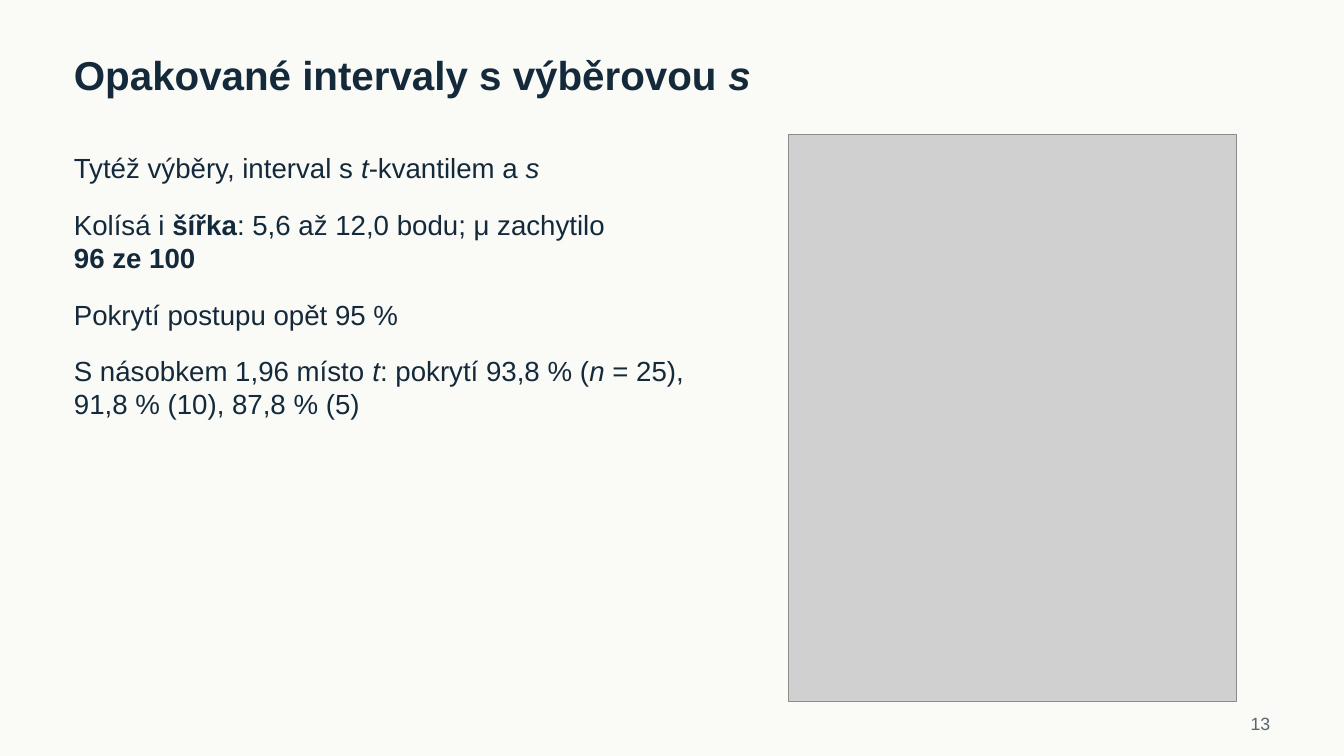
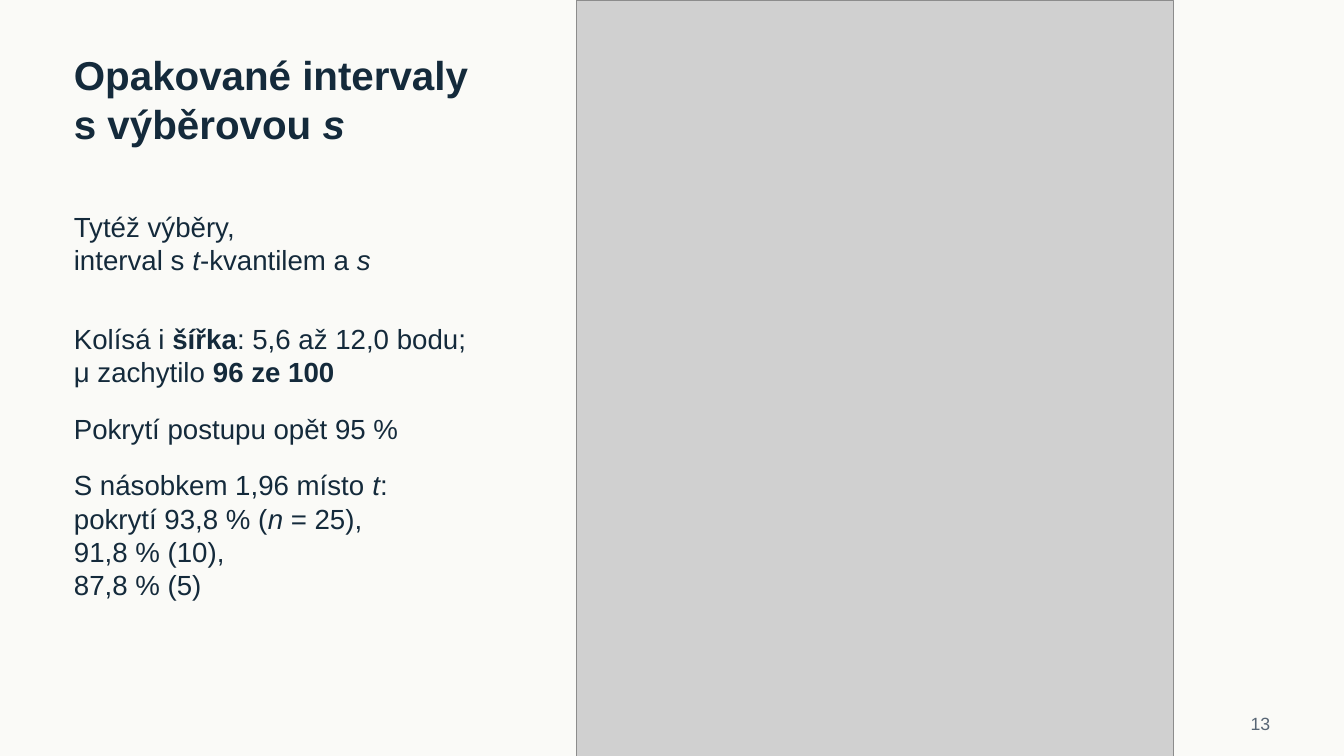
Before and after one commit to reckak/statistics-for-psychology, a slide deck: slide 13 of presentations/kapitola_07_interval_t_test_a_ekvivalence.pptx. Drawn at 1344x756 pixels with LibreOffice and Linux fonts; fonts in the diff are those of the drawing; grey boxes stand for pictures. Boxes give left, top, right and bottom in pixels: in the first picture for what was removed or moved away, otherwise in the second. Text is boxed around its words. In the diff, an @@ line names an element or a change of style, - is before the commit and + after.

```diff
--- a/presentations/kapitola_07_interval_t_test_a_ekvivalence.pptx
+++ b/presentations/kapitola_07_interval_t_test_a_ekvivalence.pptx
@@ picture resized from (x1=789, y1=135, x2=1236, y2=701) to (x1=576, y1=0, x2=1173, y2=756) @@
@@ text "Opakované intervaly s výběrovou s" rewrapped from (x1=74, y1=60, x2=750, y2=98) to (x1=74, y1=60, x2=468, y2=147) @@
@@ text "Tytéž výběry, interval s t-kvantilem ..." rewrapped from (x1=74, y1=157, x2=540, y2=184) to (x1=74, y1=216, x2=371, y2=271) @@
@@ text "Kolísá i šířka: 5,6 až ..." rewrapped from (x1=74, y1=214, x2=605, y2=269) to (x1=74, y1=328, x2=466, y2=388) @@
@@ text "Pokrytí postupu opět 95 %" moved from (x1=74, y1=304, x2=366, y2=330) to (x1=74, y1=418, x2=366, y2=444) @@
@@ text "S násobkem 1,96 místo t: ..." rewrapped from (x1=74, y1=360, x2=684, y2=420) to (x1=74, y1=474, x2=387, y2=601) @@
```
Also in this commit, not shown: 9 other slides changed, 2 other files.
